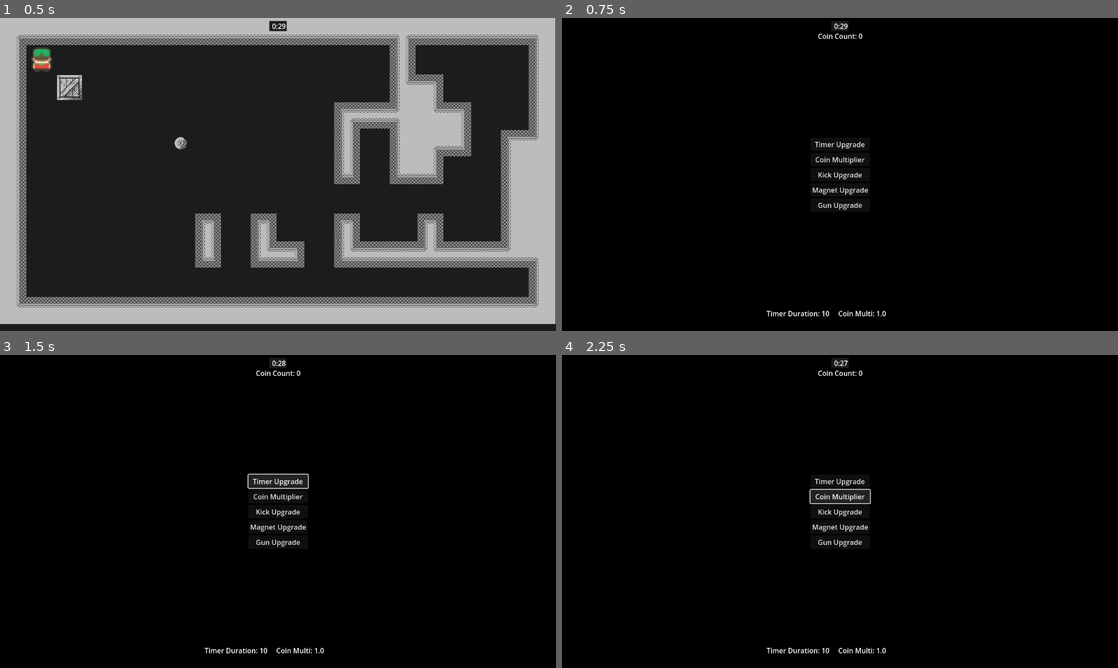
Above: before the commit, frames 1-4 (two rows, left to right).
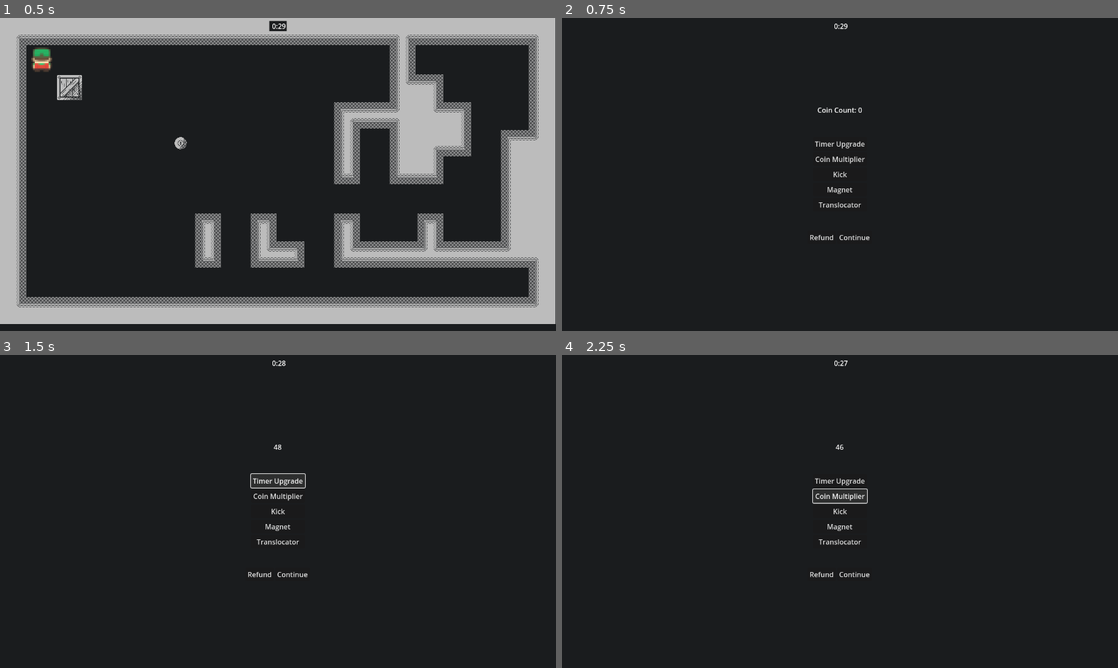
Above: after the commit, the same moments.

Repository: ParryTotato/1BitJam2025
Game: Godot game, scene res://Scenes/Main/main.tscn
Two runs of this game, one before a commit and one after it. Both use one fixed random seed, a clock stepped at 60 frames per second and the inputs below.
Inputs:
- Up to frame 1 (0.5 s): no input
- Up to frame 2 (0.75 s): tap Enter (ui_accept) at 0.5 s; hold Right (ui_right) from 0.53 s (still down)
- Up to frame 3 (1.5 s): tap Enter (ui_accept) at 0.77 s; release Right (ui_right) at 1.25 s; click "Timer Upgrade" at 1.25 s
- Up to frame 4 (2.25 s): click "Coin Multiplier" at 2 s

Frame 1 is identical in both runs. In frame 2, 98% of the frame differs, in the area x 0-100%, y 0-100%; in frame 3, 98%; in frame 4, 98%.

Commit message:
refactor: replacing global game with signal bus

Diff:
--- /dev/null
+++ b/Scenes/Coin/coin.gd
@@ -0,0 +1,31 @@
+class_name Coin
+extends Area2D
+
+#TODO: Alter via upgrades
+#@export var coin_value := 1
+
+#var is_collected := false
+
+func _ready():
+	#body_entered.connect(_on_body_entered)
+	body_entered.connect(collect)
+
+
+#func _on_body_entered(body: Node2D):
+	#if is_collected:
+		#return
+	#
+	#if body.is_in_group("player") or body.is_in_group("box"):
+		#collect()
+
+
+func collect(body: Node2D):
+	#is_collected = true
+	# Maybe sound for picking up coin?
+	#GlobalGame.add_coins(coin_value)
+
+	#$Sprite.visible = false
+	#$Collision.set_deferred("disabled", true)
+
+	Messenger.coin_added.emit()
+	queue_free()
--- a/Scenes/Coins/coin.tscn
+++ b/Scenes/Coin/coin.tscn
@@ -1,10 +1,10 @@
 [gd_scene load_steps=4 format=3 uid="uid://bnva6bahaqsv3"]
 
-[ext_resource type="Script" path="res://Scenes/Coins/coin.gd" id="1_a5nxp"]
+[ext_resource type="Script" uid="uid://bys3m3m586j8o" path="res://Scenes/Coin/coin.gd" id="1_a5nxp"]
 [ext_resource type="Texture2D" uid="uid://dx446357oelng" path="res://Assets/spr_coin.png" id="1_mlvfy"]
 
-[sub_resource type="CircleShape2D" id="CircleShape2D_b3802"]
-radius = 7.0
+[sub_resource type="RectangleShape2D" id="RectangleShape2D_peex2"]
+size = Vector2(32, 32)
 
 [node name="Coin" type="Area2D"]
 script = ExtResource("1_a5nxp")
@@ -14,4 +14,4 @@
 texture = ExtResource("1_mlvfy")
 
 [node name="Collision" type="CollisionShape2D" parent="."]
-shape = SubResource("CircleShape2D_b3802")
+shape = SubResource("RectangleShape2D_peex2")
--- a/Scenes/Coins/coin.gd
+++ /dev/null
@@ -1,26 +0,0 @@
-extends Area2D
-
-#TODO: Alter via upgrades
-@export var coin_value := 1
-
-var is_collected := false
-
-func _ready():
-	body_entered.connect(_on_body_entered)
-
-func _on_body_entered(body: Node2D):
-	if is_collected:
-		return
-
-	if body.is_in_group("player") or body.is_in_group("box"):
-		collect()
-
-func collect():
-	is_collected = true
-	# Maybe sound for picking up coin?
-	GlobalGame.add_coins(coin_value)
-
-	$Sprite.visible = false
-	$Collision.set_deferred("disabled", true)
-
-	queue_free()
--- a/Scenes/Main/main.tscn
+++ b/Scenes/Main/main.tscn
@@ -3,7 +3,7 @@
 [ext_resource type="Script" uid="uid://dikh1o0j2gd5r" path="res://Scenes/Main/main.gd" id="1_xlvfx"]
 [ext_resource type="Texture2D" uid="uid://igcvfq056q7l" path="res://Assets/spr_walls.png" id="2_y3v7k"]
 [ext_resource type="Script" uid="uid://bi60grvgkf1q3" path="res://Scenes/timer.gd" id="3_hryqi"]
-[ext_resource type="PackedScene" uid="uid://bnva6bahaqsv3" path="res://Scenes/Coins/coin.tscn" id="4_imbg2"]
+[ext_resource type="PackedScene" uid="uid://bnva6bahaqsv3" path="res://Scenes/Coin/coin.tscn" id="4_imbg2"]
 [ext_resource type="PackedScene" uid="uid://b80me8jbqhh2t" path="res://Scenes/Player/player.tscn" id="5_hfg1r"]
 [ext_resource type="PackedScene" path="res://Scenes/Box/box.tscn" id="6_4e4y2"]
 [ext_resource type="PackedScene" uid="uid://ckphg4em2upsh" path="res://Scenes/UpgradeShop/upgrade_shop.tscn" id="7_6t3k2"]
--- a/Scenes/UpgradeShop/upgrade_shop.gd
+++ b/Scenes/UpgradeShop/upgrade_shop.gd
@@ -1,21 +1,72 @@
 class_name UpgradeShop
 extends Control
 
+var coin_count: int = 50
+var coin_multiplier: int = 0
 
-func _process(delta: float) -> void:
-	$CoinCount.text = "Coin Count: " + str(GlobalGame.coins)
-	$PlayerStats/Timer.text = "Timer Duration: " + str(GlobalGame.upgradeTree["timer_duration"])
-	$PlayerStats/CoinMulti.text = "Coin Multi: " + str(GlobalGame.upgradeTree["coin_multi"])
+var upgrades: Dictionary = {
+	"timer_duration": {"tier": 0, "cap": 10},
+	"coin_multiplier": {"tier": 0, "cap": 10},
+	"kick": {"tier": 0, "cap": 1},
+	"magnet": {"tier": 0, "cap": 1},
+	"translocator": {"tier": 0, "cap": 1}
+}
+
+@onready var coin_count_label: Label = $MarginContainer/CoinCount
 
 
-func _on_timer_upgrade_pressed() -> void:
-	if validate_coin_count():
-		GlobalGame.coins -= 1
-		GlobalGame.upgradeTree["timer_duration"] += 2
+func _ready() -> void:
+	Messenger.connect("coin_added", _on_coin_added)
 
 
-func validate_coin_count() -> bool:
-	if GlobalGame.coins > 0:
-		return true
+func _on_timer_duration_pressed() -> void:
+	if coin_count >= 2 and upgrades["timer_duration"]["tier"] <= upgrades["timer_duration"]["cap"]:
+		spend_coins(2)
+		upgrades["timer_duration"]["tier"] += 1
+		Messenger.timer_duration_upgraded.emit()
 
-	return false
+
+func _on_coin_multiplier_pressed() -> void:
+	if coin_count >= 2:
+		spend_coins(2)
+		coin_multiplier += 2
+
+
+func _on_kick_pressed() -> void:
+	if coin_count >= 4:
+		spend_coins(4)
+		Messenger.kick_upgraded.emit()
+
+
+func _on_magnet_pressed() -> void:
+	if coin_count >= 4:
+		spend_coins(4)
+		Messenger.magnet_upgraded.emit()
+
+
+func _on_translocator_pressed() -> void:
+	if coin_count >= 4:
+		spend_coins(4)
+		Messenger.translocator_upgraded.emit()
+
+
+func _on_refund_pressed() -> void:
+	pass # Replace with function body.
+
+
+func _on_continue_pressed() -> void:
+	pass # Replace with function body.
+
+
+func _on_coin_added() -> void:
+	if coin_multiplier:
+		coin_count += 1 * coin_multiplier
+	else:
+		coin_count += 1
+
+	coin_count_label.text = str(coin_count)
+
+
+func spend_coins(amount: int) -> void:
+	coin_count -= amount
+	coin_count_label.text = str(coin_count)
--- a/Scenes/UpgradeShop/upgrade_shop.tscn
+++ b/Scenes/UpgradeShop/upgrade_shop.tscn
@@ -2,7 +2,7 @@
 
 [ext_resource type="Script" uid="uid://dsckpjthppqsx" path="res://Scenes/UpgradeShop/upgrade_shop.gd" id="1_407bl"]
 
-[node name="UpgradeUI" type="Control"]
+[node name="UpgradeShop" type="Control"]
 layout_mode = 3
 anchors_preset = 15
 anchor_right = 1.0
@@ -18,95 +18,70 @@
 anchor_bottom = 1.0
 grow_horizontal = 2
 grow_vertical = 2
-color = Color(0, 0, 0, 1)
+color = Color(0.101961, 0.109804, 0.117647, 1)
 
-[node name="CoinCount" type="Label" parent="."]
+[node name="MarginContainer" type="MarginContainer" parent="."]
 layout_mode = 1
-anchors_preset = 5
-anchor_left = 0.5
-anchor_right = 0.5
-offset_left = -0.5
-offset_top = 30.0
-offset_right = 0.5
-offset_bottom = 53.0
+anchors_preset = 15
+anchor_right = 1.0
+anchor_bottom = 1.0
 grow_horizontal = 2
+grow_vertical = 2
+theme_override_constants/margin_top = 200
+theme_override_constants/margin_bottom = 200
+
+[node name="CoinCount" type="Label" parent="MarginContainer"]
+layout_mode = 2
+size_flags_vertical = 0
+text = "Coin Count: 0"
 horizontal_alignment = 1
 vertical_alignment = 1
 
-[node name="UpgradeButtons" type="VBoxContainer" parent="."]
-layout_mode = 1
-anchors_preset = 8
-anchor_left = 0.5
-anchor_top = 0.5
-anchor_right = 0.5
-anchor_bottom = 0.5
-offset_left = -68.5
-offset_top = -85.5
-offset_right = 68.5
-offset_bottom = 85.5
-grow_horizontal = 2
-grow_vertical = 2
+[node name="VBoxContainer" type="VBoxContainer" parent="MarginContainer"]
+layout_mode = 2
+size_flags_horizontal = 4
+size_flags_vertical = 4
 
-[node name="TimerUpgrade" type="Button" parent="UpgradeButtons"]
+[node name="TimerDuration" type="Button" parent="MarginContainer/VBoxContainer"]
 layout_mode = 2
 text = "Timer Upgrade"
 
-[node name="CoinMultiUpgrade" type="Button" parent="UpgradeButtons"]
+[node name="CoinMultiplier" type="Button" parent="MarginContainer/VBoxContainer"]
 layout_mode = 2
 text = "Coin Multiplier"
 
-[node name="KickUpgrade" type="Button" parent="UpgradeButtons"]
+[node name="Kick" type="Button" parent="MarginContainer/VBoxContainer"]
 layout_mode = 2
-text = "Kick Upgrade"
+text = "Kick
+"
 
-[node name="MagnetUpgrade" type="Button" parent="UpgradeButtons"]
+[node name="Magnet" type="Button" parent="MarginContainer/VBoxContainer"]
 layout_mode = 2
-text = "Magnet Upgrade"
+text = "Magnet
+"
 
-[node name="GunUpgrade" type="Button" parent="UpgradeButtons"]
+[node name="Translocator" type="Button" parent="MarginContainer/VBoxContainer"]
 layout_mode = 2
-text = "Gun Upgrade"
+text = "Translocator"
 
-[node name="PlayerStats" type="HBoxContainer" parent="."]
-layout_mode = 1
-anchors_preset = 7
-anchor_left = 0.5
-anchor_top = 1.0
-anchor_right = 0.5
-anchor_bottom = 1.0
-offset_left = -10.5
-offset_top = -52.0
-offset_right = 10.5
-offset_bottom = -29.0
-grow_horizontal = 2
-grow_vertical = 0
-theme_override_constants/separation = 20
+[node name="HBoxContainer" type="HBoxContainer" parent="MarginContainer"]
+layout_mode = 2
+size_flags_horizontal = 4
+size_flags_vertical = 8
 
-[node name="Timer" type="Label" parent="PlayerStats"]
+[node name="Refund" type="Button" parent="MarginContainer/HBoxContainer"]
 layout_mode = 2
-horizontal_alignment = 1
-vertical_alignment = 1
+text = "Refund
+"
 
-[node name="CoinMulti" type="Label" parent="PlayerStats"]
+[node name="Continue" type="Button" parent="MarginContainer/HBoxContainer"]
 layout_mode = 2
+text = "Continue"
 
-[node name="Kick" type="Label" parent="PlayerStats"]
-layout_mode = 2
-horizontal_alignment = 1
-vertical_alignment = 1
-
-[node name="Magnet" type="Label" parent="PlayerStats"]
-layout_mode = 2
-horizontal_alignment = 1
-vertical_alignment = 1
-
-[node name="Gun" type="Label" parent="PlayerStats"]
-layout_mode = 2
-horizontal_alignment = 1
-vertical_alignment = 1
-
-[connection signal="pressed" from="UpgradeButtons/TimerUpgrade" to="." method="_on_timer_upgrade_pressed"]
-[connection signal="pressed" from="UpgradeButtons/CoinMultiUpgrade" to="." method="_on_coin_multi_upgrade_pressed"]
-[connection signal="pressed" from="UpgradeButtons/KickUpgrade" to="." method="_on_kick_upgrade_pressed"]
-[connection signal="pressed" from="UpgradeButtons/MagnetUpgrade" to="." method="_on_magnet_upgrade_pressed"]
-[connection signal="pressed" from="UpgradeButtons/GunUpgrade" to="." method="_on_gun_upgrade_pressed"]
+[connection signal="pressed" from="MarginContainer/VBoxContainer/TimerDuration" to="." method="_on_timer_duration_pressed"]
+[connection signal="pressed" from="MarginContainer/VBoxContainer/CoinMultiplier" to="." method="_on_coin_multiplier_pressed"]
+[connection signal="pressed" from="MarginContainer/VBoxContainer/Kick" to="." method="_on_kick_pressed"]
+[connection signal="pressed" from="MarginContainer/VBoxContainer/Magnet" to="." method="_on_magnet_pressed"]
+[connection signal="pressed" from="MarginContainer/VBoxContainer/Translocator" to="." method="_on_translocator_pressed"]
+[connection signal="pressed" from="MarginContainer/HBoxContainer/Refund" to="." method="_on_refund_pressed"]
+[connection signal="pressed" from="MarginContainer/HBoxContainer/Continue" to="." method="_on_continue_pressed"]
--- /dev/null
+++ b/messenger.gd
@@ -0,0 +1,10 @@
+extends Node
+
+# Coin
+signal coin_added
+
+# UpgradeShop
+signal timer_duration_upgraded
+signal kick_upgraded
+signal magnet_upgraded
+signal translocator_upgraded
--- a/project.godot
+++ b/project.godot
@@ -18,6 +18,11 @@
 [autoload]
 
 GlobalGame="*res://Scenes/GlobalGame.gd"
+Messenger="*res://messenger.gd"
+
+[debug]
+
+gdscript/warnings/unused_signal=0
 
 [display]
 
Renamed: Scenes/Coins/coin.gd.uid -> Scenes/Coin/coin.gd.uid
Not shown, added: messenger.gd.uid
